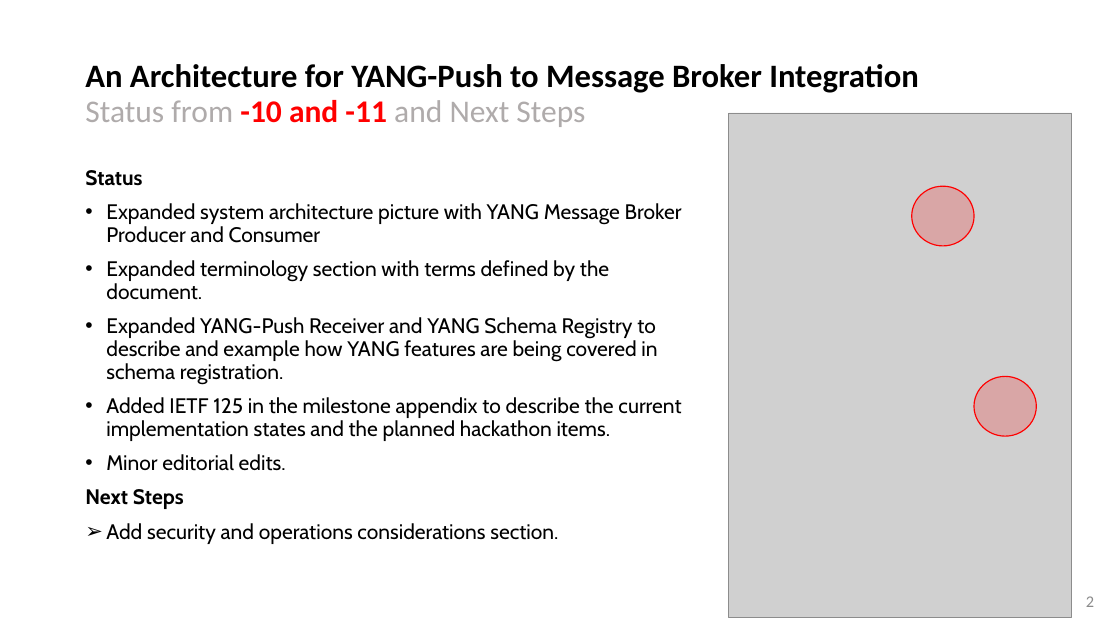
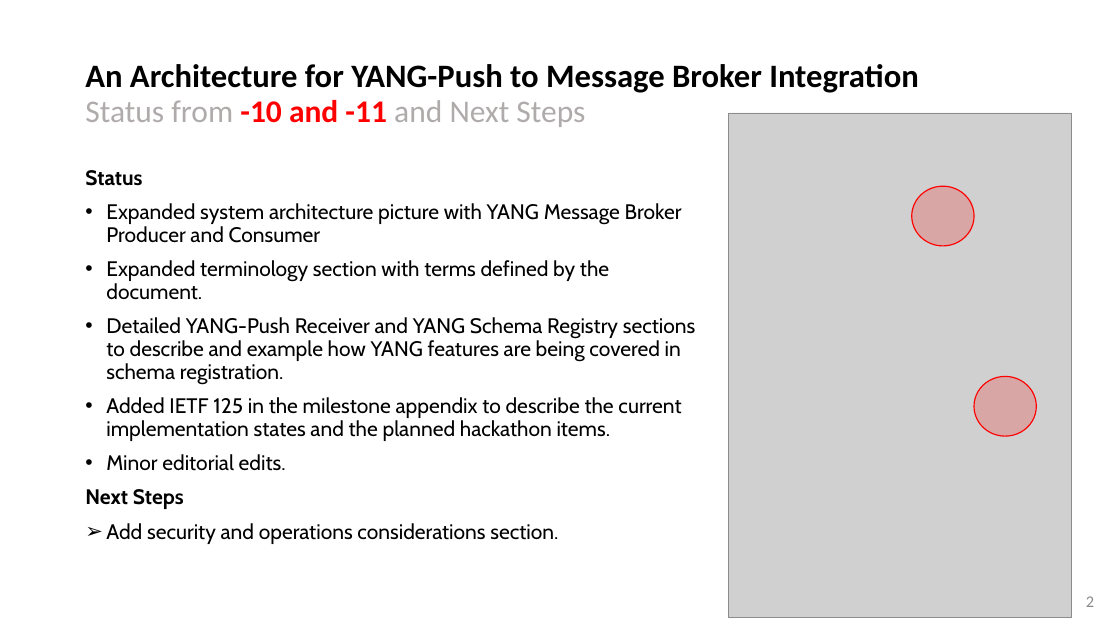
Before and after one commit to network-analytics/ietf-network-analytics-document-status, a slide deck: slide 2 of 125/NMOP/draft-ietf-nmop-yang-message-broker-integration-11.pptx. Drawn at 1120x630 pixels with LibreOffice and Linux fonts; fonts in the diff are those of the drawing; grey boxes stand for pictures. Boxes give left, top, right and bottom in pixels: in the first picture for what was removed or moved away, otherwise in the second. Text is boxed around its words. In the diff, an @@ line names an element or a change of style, - is before the commit and + after.

```diff
--- a/125/NMOP/draft-ietf-nmop-yang-message-broker-integration-11.pptx
+++ b/125/NMOP/draft-ietf-nmop-yang-message-broker-integration-11.pptx
@@ text at [106,317,695,385]: text changed @@
-• Expanded YANG-Push Receiver and YANG Schema Registry to describe and example how YANG features are being covered in schema registration.
+• Detailed YANG-Push Receiver and YANG Schema Registry sections to describe and example how YANG features are being covered in schema registration.
```
Also in this commit, not shown: 4 other slides changed, 2 other files.
